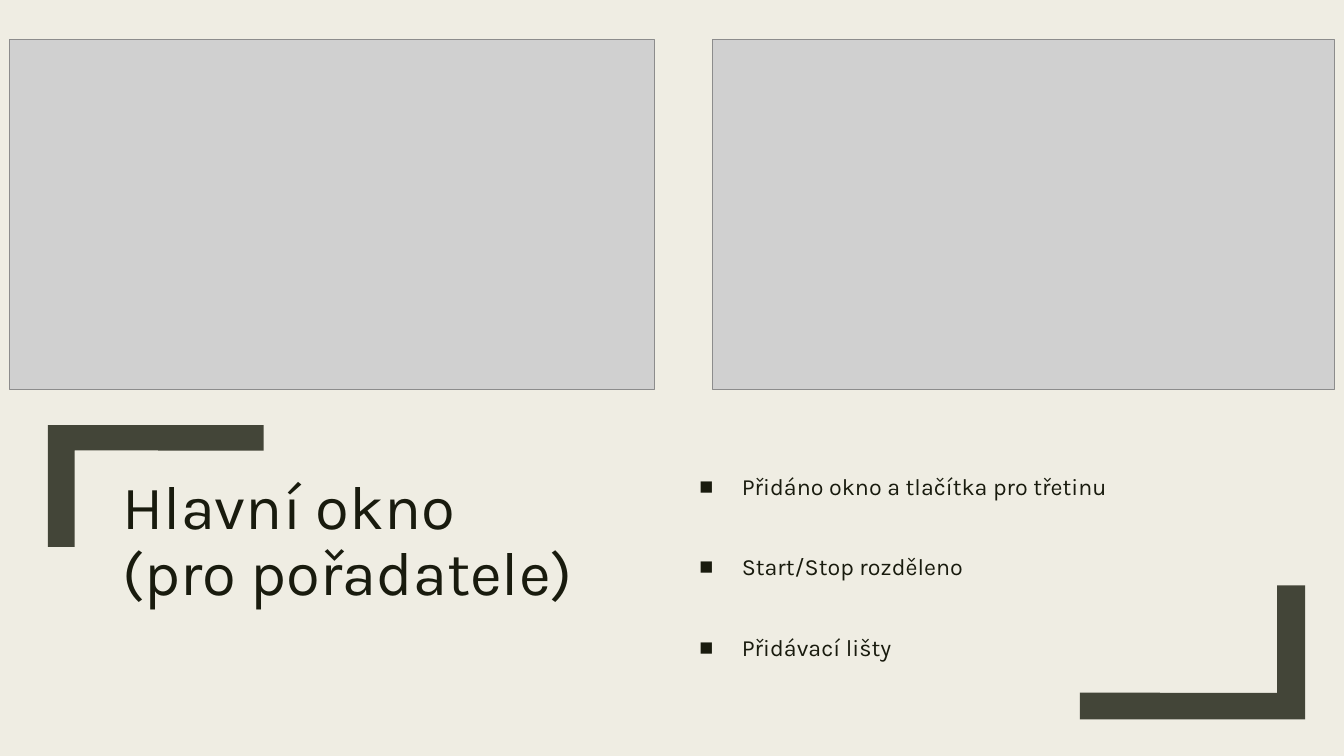
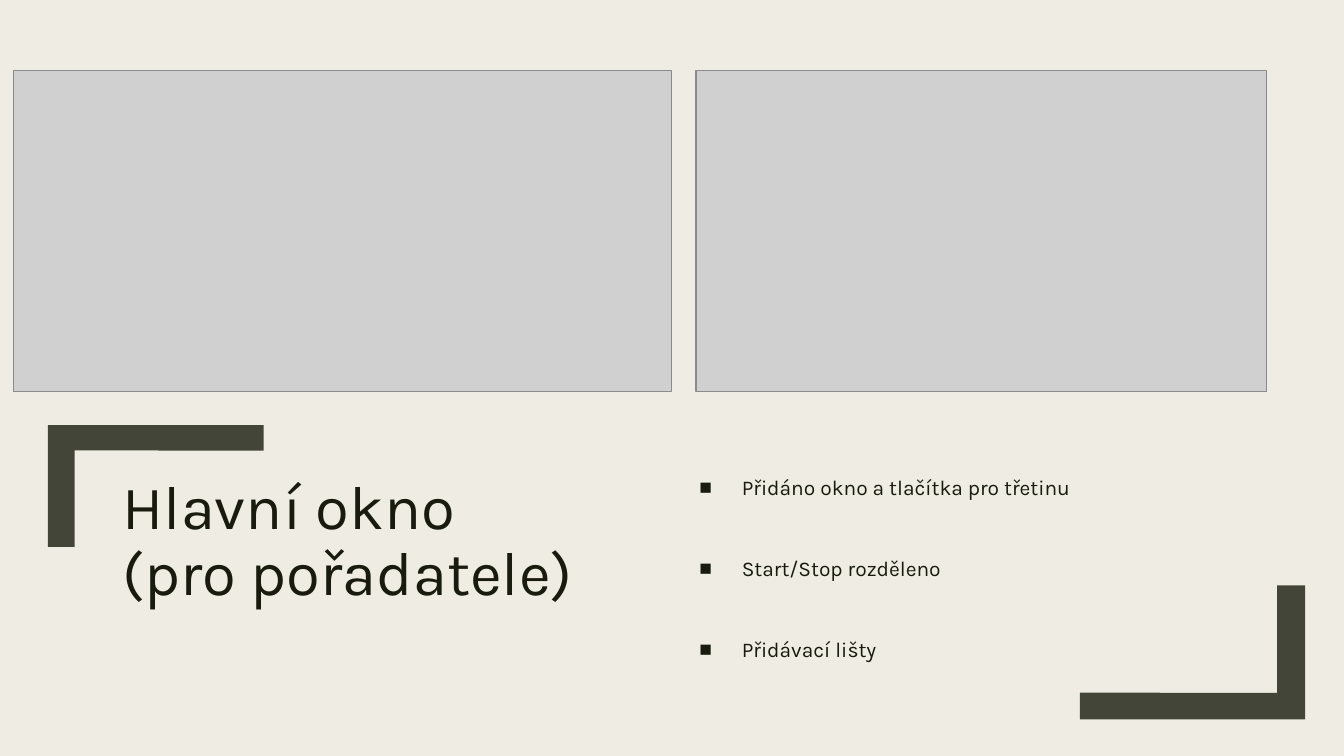
Before and after one commit to OpecenaPalacinka/UUR, a slide deck: slide 4 of Casomira/Prezentace_2.pptx. Drawn at 1344x756 pixels with LibreOffice and Linux fonts; fonts in the diff are those of the drawing; grey boxes stand for pictures. Boxes give left, top, right and bottom in pixels: in the first picture for what was removed or moved away, otherwise in the second. Text is boxed around its words. In the diff, an @@ line names an element or a change of style, - is before the commit and + after.

```diff
--- a/Casomira/Prezentace_2.pptx
+++ b/Casomira/Prezentace_2.pptx
@@ picture resized from (x1=9, y1=40, x2=654, y2=390) to (x1=13, y1=71, x2=671, y2=392) @@
@@ picture resized from (x1=713, y1=40, x2=1335, y2=390) to (x1=696, y1=71, x2=1266, y2=392) @@
@@ text "Přidáno okno a tlačítka pro ..." at (x1=742, y1=479, x2=1070, y2=662): size 16.6 to 15 pt; line spacing 0.84 to 0.94 @@
```
Also in this commit, not shown: 3 other slides changed.
